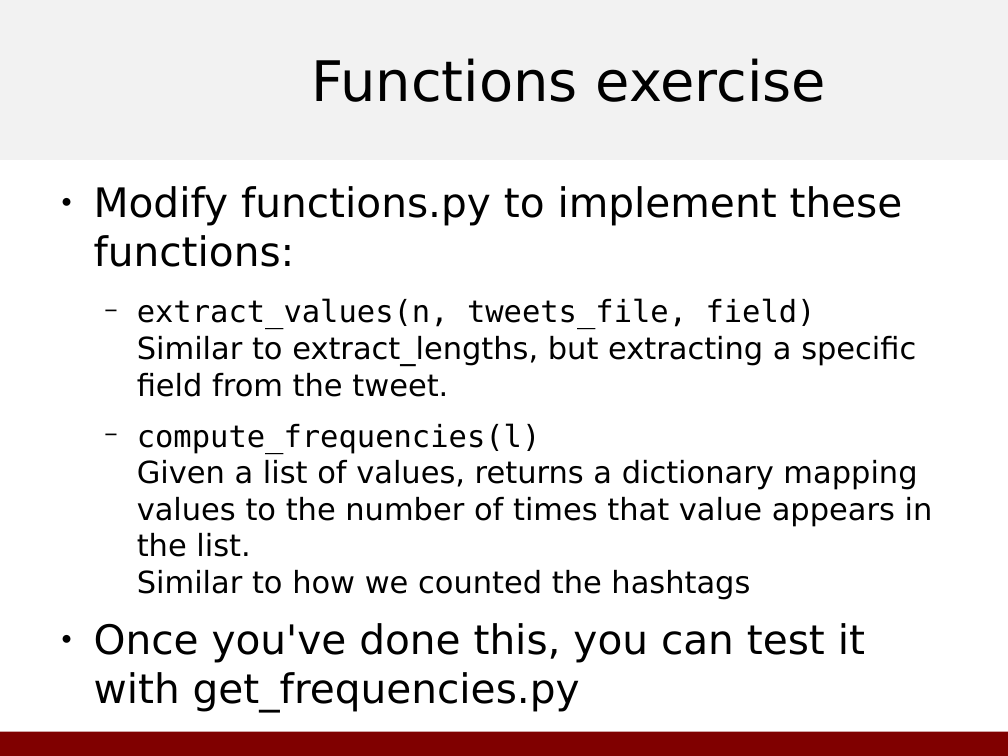
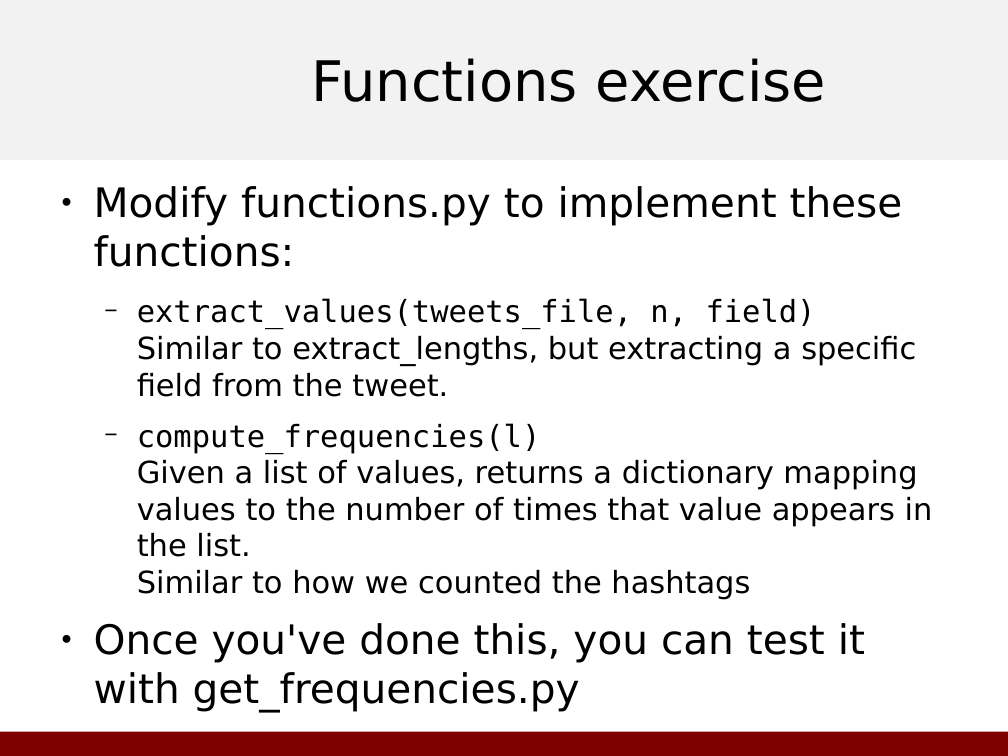
Before and after one commit to hack-at-uchicago/python-workshop, a slide deck: slide 19 of doc/slides.odp. Drawn at 1008x756 pixels with LibreOffice and Linux fonts; fonts in the diff are those of the drawing; background and template pictures are left out. Boxes give left, top, right and bottom in pixels: in the first picture for what was removed or moved away, otherwise in the second. Text is boxed around its words. In the diff, an @@ line names an element or a change of style, - is before the commit and + after.

```diff
--- a/doc/slides.odp
+++ b/doc/slides.odp
@@ text at (137,298,916,397): text changed @@
-  − extract_values(n, tweets_file, field)
-    Similar to extract_lengths, but extracting a specific field from the tweet.
+  − extract_values(tweets_file, n, field)
+    Similar to extract_lengths, but extracting a specific field from the tweet.
```
Also in this commit, not shown: 2 other slides changed.
